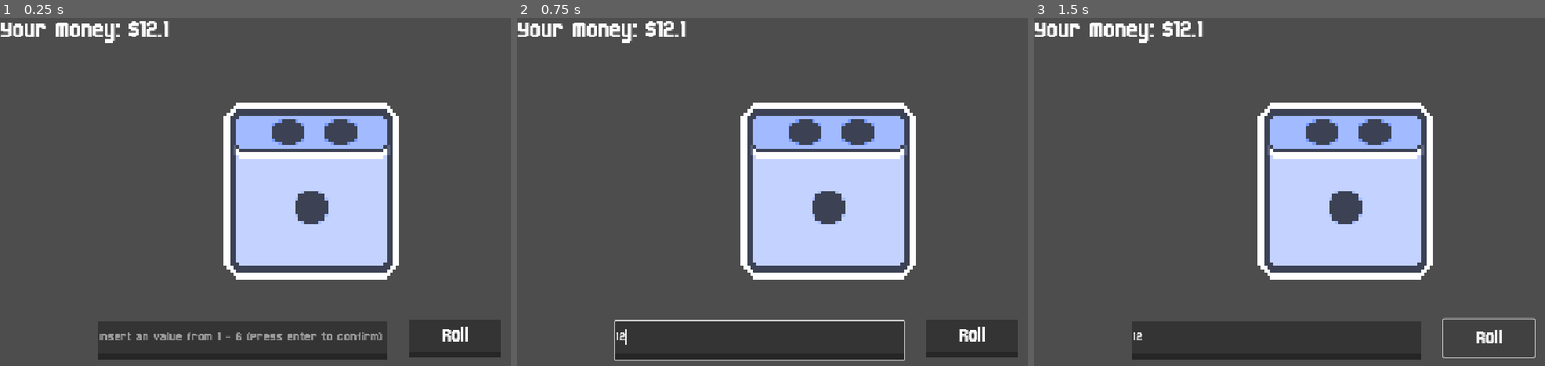
Above: before the commit, frames 1-3 (left to right).
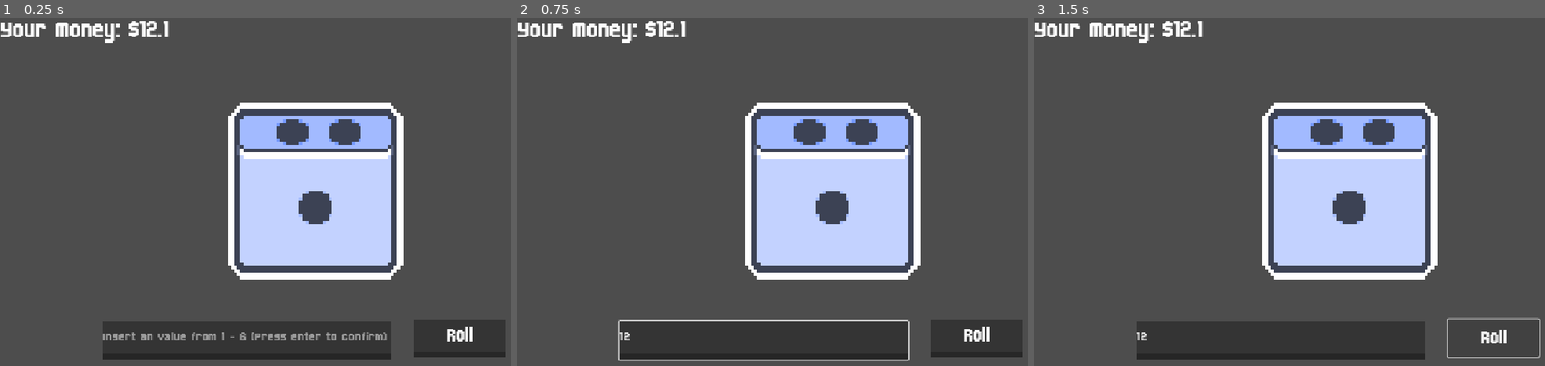
Above: after the commit, the same moments.

Repository: jaytheoff/Jean-Junior-s-Uglyduck
Game: Godot game, scene res://Scenes/Casino/casino.tscn
Same seed, same stepped clock (60 frames per second), same inputs: the game is played once before the commit and once after it. This scene is started directly instead of the project's main scene.
Inputs (mouse positions are in pixels of both pictures, inside the frame that each line leads up to):
- Up to frame 1 (0.25 s): no input
- Up to frame 2 (0.75 s): click (757, 341) at 0.52 s; type "12" at 0.6 s
- Up to frame 3 (1.5 s): click "Roll" at 1.25 s

The runs differ from the first frame. In frame 1, 4.1% of the frame differs, in the area x 19-99%, y 24-99%; in frame 2, 3.5%; in frame 3, 3.3%.

Commit message:
[2026-01-02] Added sprites for casino
Sprites can now be changed with the casino game thing

SO yeah! also its been switched to compatiblity to make the game playable in browser.

Diff:
--- a/Scenes/Casino/casino.tscn
+++ b/Scenes/Casino/casino.tscn
@@ -4,16 +4,14 @@
 [ext_resource type="Script" uid="uid://bal2nnlakntgw" path="res://Scripts/slot_machine.gd" id="2_a7spw"]
 [ext_resource type="FontFile" uid="uid://brxd6h13my1ky" path="res://Fonts/Born2bSportyV2.ttf" id="3_ioq3x"]
 [ext_resource type="Script" uid="uid://bpm8g8rsslr47" path="res://Scripts/heads_or_tails.gd" id="4_mucla"]
+[ext_resource type="Texture2D" uid="uid://di8kn2xksymju" path="res://Images/Sprites/Slot_machine_cover.png" id="4_napil"]
+[ext_resource type="Texture2D" uid="uid://dyct0g72kur3" path="res://Images/Sprites/Fruit_SpriteSheet.png" id="4_v10yk"]
 [ext_resource type="Script" uid="uid://y8ste5vyj4kw" path="res://Scripts/dice_roll.gd" id="5_swjqy"]
 [ext_resource type="Texture2D" uid="uid://dukedruyohyxg" path="res://Images/Sprites/Dice_🎲_SpriteSheet.png" id="6_rm51h"]
 
 [sub_resource type="LabelSettings" id="LabelSettings_mucla"]
 font = ExtResource("3_ioq3x")
 font_size = 48
-
-[sub_resource type="PlaceholderTexture2D" id="PlaceholderTexture2D_a7spw"]
-
-[sub_resource type="PlaceholderTexture2D" id="PlaceholderTexture2D_lnixx"]
 
 [sub_resource type="StyleBoxFlat" id="StyleBoxFlat_ggxt4"]
 bg_color = Color(0.20392157, 0.20392157, 0.20392157, 1)
@@ -64,31 +62,38 @@
 script = ExtResource("2_a7spw")
 
 [node name="Machine" type="Sprite2D" parent="Slot Machine"]
-modulate = Color(0.2159017, 0.21590173, 0.2159017, 1)
-position = Vector2(-4.5, -2.5)
-scale = Vector2(978.99994, 801)
-texture = SubResource("PlaceholderTexture2D_a7spw")
+z_index = 5
+position = Vector2(11.000008, 49.999996)
+scale = Vector2(3.5, 3.5)
+texture = ExtResource("4_napil")
 
 [node name="Slot1" type="Sprite2D" parent="Slot Machine"]
-position = Vector2(-290.625, 1.625)
-scale = Vector2(230.75, 351.24997)
-texture = SubResource("PlaceholderTexture2D_lnixx")
+z_index = 3
+position = Vector2(-212, 21.999998)
+scale = Vector2(5, 5)
+texture = ExtResource("4_v10yk")
+hframes = 3
 
 [node name="Slot2" type="Sprite2D" parent="Slot Machine"]
-position = Vector2(1.375, 1.625)
-scale = Vector2(230.75, 351.24997)
-texture = SubResource("PlaceholderTexture2D_lnixx")
+z_index = 3
+position = Vector2(9.00003, 22.999998)
+scale = Vector2(5, 5)
+texture = ExtResource("4_v10yk")
+hframes = 3
 
 [node name="Slot3" type="Sprite2D" parent="Slot Machine"]
-position = Vector2(301.375, 1.625)
-scale = Vector2(230.75, 351.24997)
-texture = SubResource("PlaceholderTexture2D_lnixx")
+z_index = 3
+position = Vector2(237.99994, 25)
+scale = Vector2(5, 5)
+texture = ExtResource("4_v10yk")
+hframes = 3
 
 [node name="Gamble" type="Button" parent="Slot Machine"]
-offset_left = -184.0
-offset_top = 225.0
-offset_right = 173.0
-offset_bottom = 321.0
+z_index = 5
+offset_left = -166.0
+offset_top = 255.0
+offset_right = 191.0
+offset_bottom = 351.0
 theme_override_fonts/font = ExtResource("3_ioq3x")
 theme_override_font_sizes/font_size = 64
 theme_override_styles/normal = SubResource("StyleBoxFlat_ggxt4")
@@ -96,6 +101,12 @@
 theme_override_styles/hover = SubResource("StyleBoxFlat_ggxt4")
 theme_override_styles/focus = SubResource("StyleBoxFlat_ggxt4")
 text = "GAMBLE!!!!!"
+
+[node name="Background" type="ColorRect" parent="Slot Machine"]
+offset_left = -324.0
+offset_top = -171.0
+offset_right = 343.0
+offset_bottom = 188.0
 
 [node name="Coin Flip" type="Node2D" parent="."]
 position = Vector2(2089, -252)
@@ -170,7 +181,8 @@
 "
 
 [node name="Camera2D" type="Camera2D" parent="."]
-position = Vector2(3286, -204)
+z_index = 5
+position = Vector2(3278, -204)
 
 [connection signal="pressed" from="Slot Machine/Gamble" to="Slot Machine" method="_on_gamble_pressed"]
 [connection signal="pressed" from="Coin Flip/Heads" to="Coin Flip" method="_on_heads_pressed"]
--- a/Scenes/Map.tscn
+++ b/Scenes/Map.tscn
@@ -1,6 +1,18 @@
-[gd_scene format=3 uid="uid://byf3vgnvncvx6"]
+[gd_scene load_steps=2 format=3 uid="uid://byf3vgnvncvx6"]
+
+[ext_resource type="Texture2D" uid="uid://pht37rtu4kab" path="res://Images/Sprites/Return_Icon.png" id="1_s486e"]
 
 [node name="Map" type="Node2D"]
 
 [node name="Camera2D" type="Camera2D" parent="."]
 zoom = Vector2(3, 3)
+
+[node name="CanvasLayer" type="CanvasLayer" parent="."]
+
+[node name="Return" type="TextureButton" parent="CanvasLayer"]
+offset_left = 28.0
+offset_top = 25.000002
+offset_right = 60.0
+offset_bottom = 57.0
+scale = Vector2(3, 3)
+texture_normal = ExtResource("1_s486e")
--- a/Scripts/slot_machine.gd
+++ b/Scripts/slot_machine.gd
@@ -14,7 +14,7 @@
 
 # Called every frame. 'delta' is the elapsed time since the previous frame.
 func _process(delta: float) -> void:
-	pass
+	pass # Replace with function body.
 
 #this function will spin the reels and then like return the results
 func spin_reels() -> Array:
@@ -27,6 +27,7 @@
 
 #this one checks the results of the spin and returns rewards
 func evaluate_spin(results: Array) -> int:
+
 	#checks if all three symbols match, Just incase i get confused 0 is cherry, 1 is lemon, 2 is orange
 	if results[0] == results[1] and results[1] == results[2] and results[0] == results[2]:
 		#adds one game played
@@ -35,8 +36,14 @@
 		Global_Player_Variables.casino_game_stats["slot_machine"]["total_won"] += 1
 		#adds 100 dollars to your money
 		Global_Player_Variables.money += 25.00
+
+		$Slot1.frame = results[0]
+		$Slot2.frame = results[1]
+		$Slot3.frame = results[2]
+
 		print("Jackpot! You won 25!")
 		return 25 # Jackpot
+
 
 	elif results[0] == results[1] and results[1] == results[2] or results[0] == results[2]:
 		#adds one game played
@@ -46,11 +53,20 @@
 		#gives you 20 dollars
 		Global_Player_Variables.money += 15.00
 
+		$Slot1.frame = results[0]
+		$Slot2.frame = results[1]
+		$Slot3.frame = results[2]
+
 		print("You won a small prize!, added 15 to your money")
 		return 15 # Small win
 	else:
 		Global_Player_Variables.casino_game_stats["slot_machine"]["games_played"] += 1
 		Global_Player_Variables.casino_game_stats["slot_machine"]["total_lost"] += 1
+
+		$Slot1.frame = results[0]
+		$Slot2.frame = results[1]
+		$Slot3.frame = results[2]
+
 		print("You Lost your money lol")
 		return 0 # No win
 
--- a/project.godot
+++ b/project.godot
@@ -97,3 +97,5 @@
 [rendering]
 
 textures/canvas_textures/default_texture_filter=0
+renderer/rendering_method="gl_compatibility"
+renderer/rendering_method.mobile="gl_compatibility"
Binary file added: Images/Sprites/Fruit_SpriteSheet.png
Binary file added: Images/Sprites/Return_Icon.png
Binary file added: Images/Sprites/Slot_machine_cover.png
